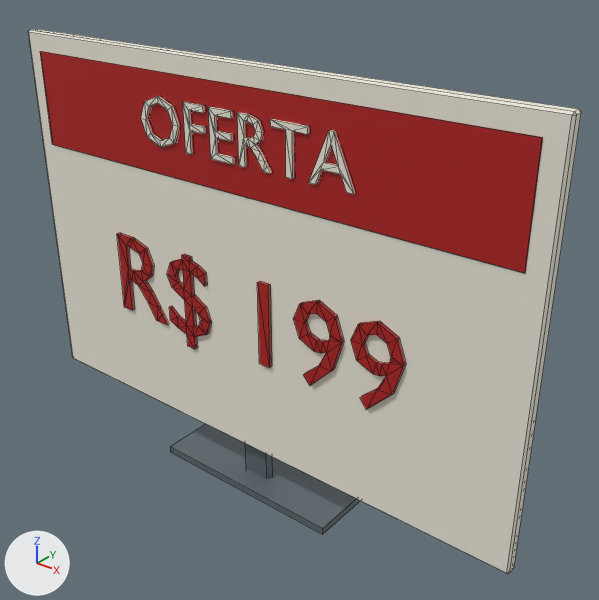
An edit to the FBX model Assets/_Game/Art/Level1/Modelos/PlacaOferta.fbx, drawn before and after from the same camera.
One viewpoint serves both versions: a camera (50 mm lens) standing at (0.498, -0.541, 0.576) and looking at (0.024, 0.05, 0.209). The axes (+X, +Y, +Z) are drawn at lower left. The lights are the same throughout. The first picture is the older version. Mesh edges are drawn as thin lines. Where no turn or scale is listed for an object, it has been applied to the vertices.

In view in the first picture: 'PlacaOferta'.
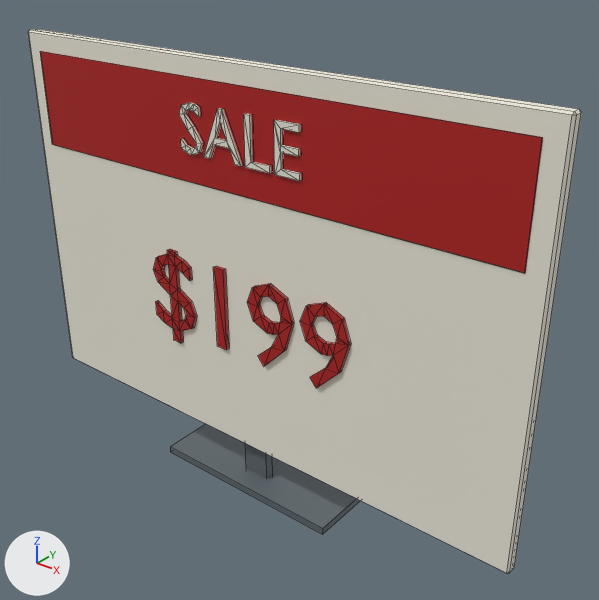
Location of each change, (x1, y1, x2, y2) in pixels of the pictures (599 x 600 px; the box of a moved part takes in the faces that stretch with it):
part 1 of me_placaoferta, moved or reshaped: before (208, 107, 235, 164); after (274, 120, 301, 181)
part 2 of me_placaoferta, moved or reshaped: before (309, 130, 355, 194); after (204, 108, 243, 166)
part 3 of me_placaoferta, moved or reshaped: before (293, 300, 344, 386); after (300, 303, 351, 388)
part 4 of me_placaoferta, moved or reshaped: before (351, 321, 406, 409); after (247, 283, 294, 366)
part 5 of me_placaoferta, moved or reshaped: before (257, 281, 272, 368); after (213, 266, 229, 350)
part 6 of me_placaoferta, moved or reshaped: before (167, 254, 211, 349); after (153, 249, 197, 343)
part 7 of me_placaoferta, rebuilt (22% narrower): before (237, 112, 272, 174); after (244, 114, 271, 173)
part 8 of me_placaoferta, deleted (red): before (117, 233, 169, 325)
part 9 of me_placaoferta, deleted: before (141, 96, 180, 147)
part 10 of me_placaoferta, deleted: before (270, 119, 309, 179)
part 11 of me_placaoferta, reshaped: before (183, 102, 206, 154); after (179, 102, 203, 155)

Diff of the bpy script that builds the scene:
```diff
--- a/Assets/_Game/Art/Level1/Modelos/PlacaOferta.fbx.py
+++ b/Assets/_Game/Art/Level1/Modelos/PlacaOferta.fbx.py
@@ me_placaoferta @@
 # used by ob_placaoferta; location = (0.0, 0.0, 0.0)
-me_placaoferta.from_pydata(...)  # 430 vertices, 605 faces; spans x -0.3..0.3, y -0.02..0.1, z 0.0..0.45
+me_placaoferta.from_pydata(...)  # 322 vertices, 443 faces; spans x -0.3..0.3, y -0.02..0.1, z 0.0..0.45
+# me_placaoferta part 1: the loose piece of 24 vertices spanning x -0.033..-0.005, y -0.009..-0.005, z 0.359..0.407 is moved by (0.077, 0.0, 0.0)
+# me_placaoferta part 2: the loose piece of 22 vertices spanning x 0.082..0.128, y -0.009..-0.005, z 0.359..0.407 is moved by (-0.124, 0.0, 0.0)
+# me_placaoferta part 3: the loose piece of 46 vertices spanning x 0.065..0.12, y -0.009..-0.005, z 0.16..0.251 is moved by (0.008, 0.0, 0.0)
+# me_placaoferta part 4: the loose piece of 46 vertices spanning x 0.13..0.185, y -0.009..-0.005, z 0.16..0.251 is moved by (-0.122, 0.0, 0.0)
+# me_placaoferta part 5: the loose piece of 8 vertices spanning x 0.021..0.034, y -0.009..-0.005, z 0.161..0.25 is moved by (-0.057, 0.0, 0.0)
+# me_placaoferta part 6: the loose piece of 72 vertices spanning x -0.105..-0.046, y -0.009..-0.005, z 0.146..0.251 is moved by (-0.021, 0.0, 0.0)
+# me_placaoferta part 7: the loose piece of 48 vertices spanning x 0.002..0.039, y -0.009..-0.005, z 0.359..0.407 is rebuilt with 12 vertices and now spans x 0.01..0.038, y -0.009..-0.005, z 0.359..0.407
+# me_placaoferta part 8: the loose piece of 48 vertices spanning x -0.18..-0.112, y -0.009..-0.005, z 0.161..0.25 is deleted
+# me_placaoferta part 9: the loose piece of 32 vertices spanning x -0.125..-0.074, y -0.009..-0.005, z 0.358..0.407 is deleted
+# me_placaoferta part 10: the loose piece of 16 vertices spanning x 0.041..0.08, y -0.009..-0.005, z 0.359..0.407 is deleted
+# me_placaoferta part 11
+# 18 vertices are removed from x -0.065..-0.04, y -0.009..-0.005, z 0.359..0.407
+# 26 faces are deleted
+# 2 vertices move within x -0.065, y -0.009..-0.005, z 0.359
+# 21 vertices are added at x -0.071..-0.044, y -0.009, z 0.358..0.407
+# 21 new vertices lie (0.0, 0.004, 0.0) away from vertices in x -0.071..-0.044, y -0.009, z 0.358..0.407
+# 62 new faces join them, mat_papel_branco (white #ece8da)
 me_placaoferta.materials.append(mat_papel_branco)
```
